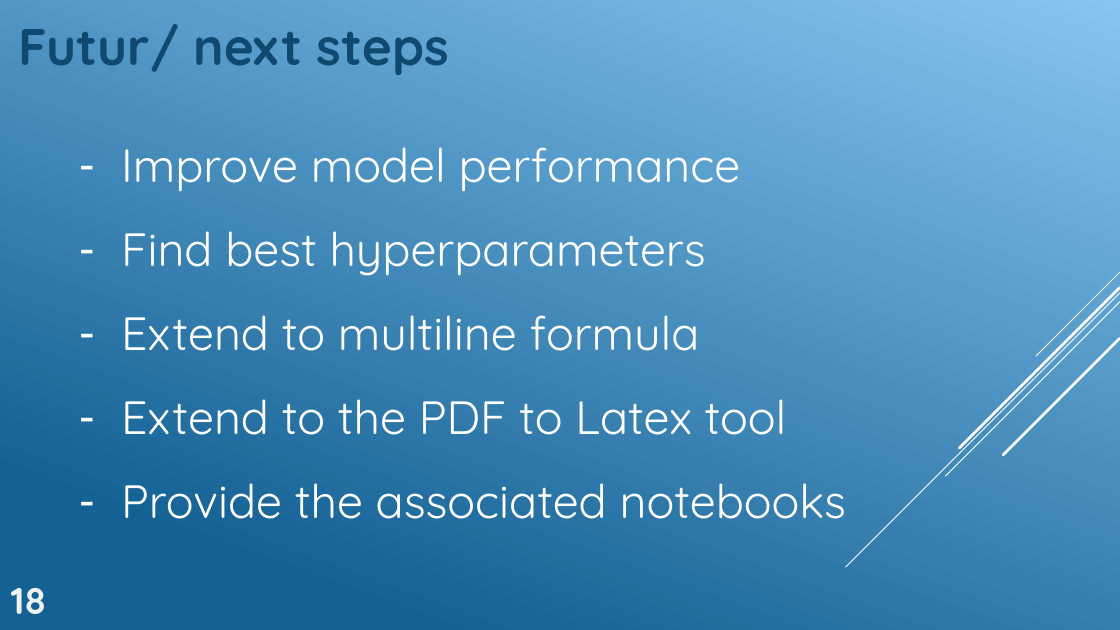
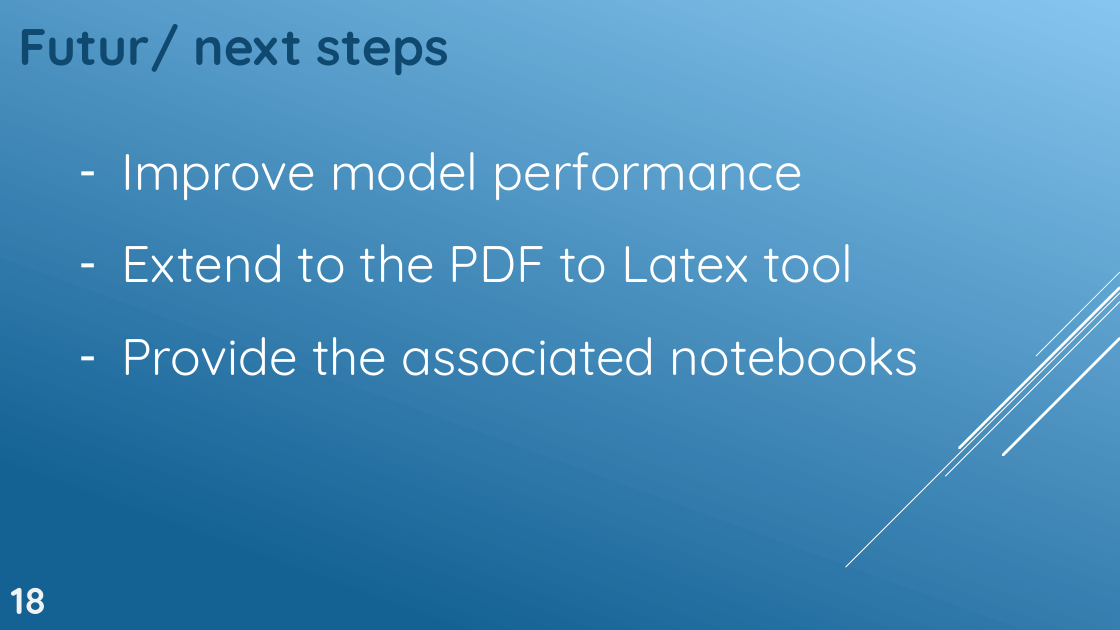
Before and after one commit to GeckSpy/IPdf2Latex, a slide deck: slide 31 of Presentation/Final presentation anim.pptx (slide 32 before the commit). Drawn at 1120x630 pixels with LibreOffice and Linux fonts; fonts in the diff are those of the drawing. Boxes give left, top, right and bottom in pixels: in the first picture for what was removed or moved away, otherwise in the second. Text is boxed around its words. In the diff, an @@ line names an element or a change of style, - is before the commit and + after.

```diff
--- a/Presentation/Final presentation anim.pptx
+++ b/Presentation/Final presentation anim.pptx
@@ text "Improve model performance" at [121, 152, 919, 376]: size 40 to 44 pt @@
@@ text at [121, 231, 706, 351]: paragraphs removed @@
-– Find best hyperparameters
-– Extend to multiline formula
```
Also in this commit, not shown: 1 other slide changed, 1 slide removed, 2 other files.
